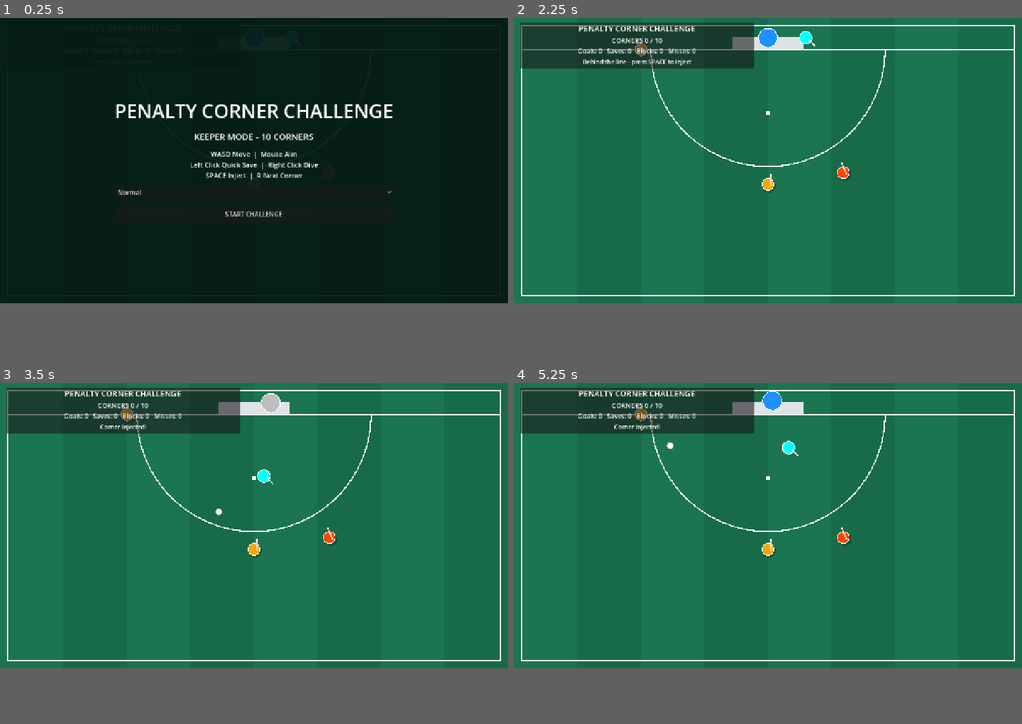
Above: before the commit, frames 1-4 (two rows, left to right).
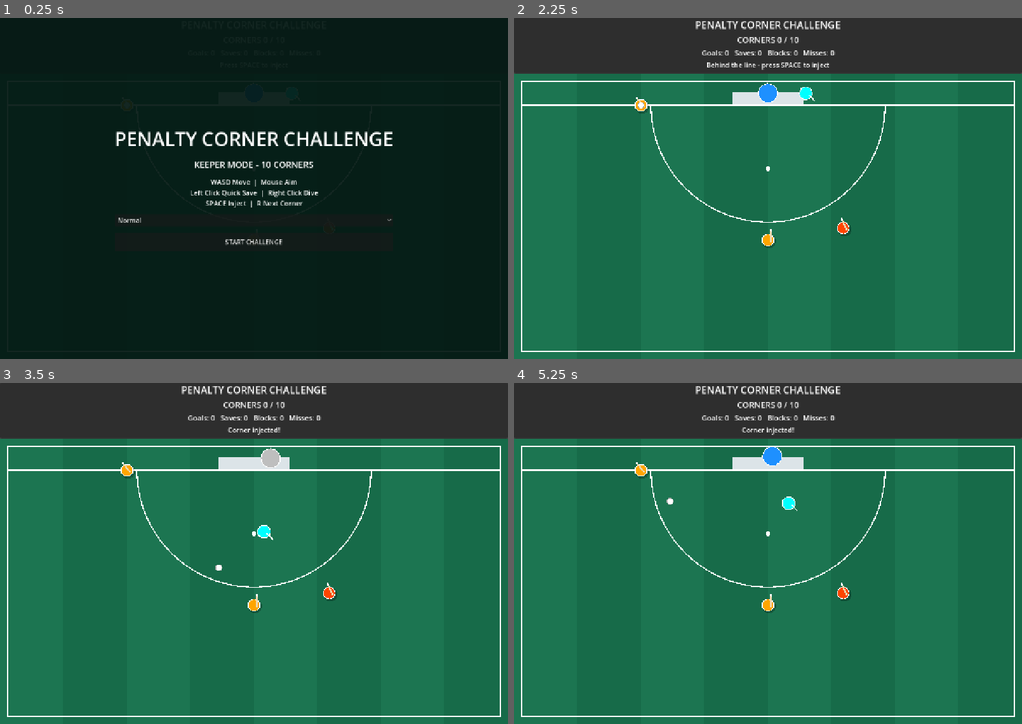
Above: after the commit, the same moments.

Repository: affarf/penalty-corner-challenge
Game: Godot game, scene res://main.tscn
Same seed, same stepped clock (60 frames per second), same inputs: the game is played once before the commit and once after it.
Inputs (mouse positions are in pixels of both pictures, inside the frame that each line leads up to):
- Up to frame 1 (0.25 s): no input
- Up to frame 2 (2.25 s): click "Normal" at 0.5 s; click "Normal" at 1.25 s; click "START CHALLENGE" at 2 s
- Up to frame 3 (3.5 s): tap Space at 2.75, 3.02 s; move the mouse to (365, 512) at 2.77 s; hold D (move_right) from 2.78 s (still down); hold Right mouse button (dive) from 2.78 s (still down)
- Up to frame 4 (5.25 s): move the mouse to (666, 539) at 3.52 s; release D (move_right) at 3.53 s; release Right mouse button (dive) at 3.53 s; hold S (move_down) 3.53-4.28 s; right-click (666, 539) at 3.6 s; tap Space at 3.77, 5 s; move the mouse to (818, 461) at 4.27 s; hold D (move_right) 4.28-5.03 s; hold Right mouse button (dive) 4.28-5.03 s; tap R at 4.35 s; move the mouse to (742, 584) at 5.02 s; hold W (move_up) from 5.03 s (still down); tap 1 at 5.1 s
The window is 800x450 before the commit and 800x538 after it. Grey fills any space a smaller window leaves; there, only what the larger window draws over its background counts as a difference.

The runs differ from the first frame. In frame 1, 3.9% of the frame differs, in the area x 22-78%, y 25-67%; in frame 2, 15%, in the area x 0-100%, y 0-98%; in frame 3, 15%; in frame 4, 15%.

Commit message:
fix the menu screen, and make the screen clear of the score board

Diff:
--- a/ball.gd
+++ b/ball.gd
@@ -74,13 +74,25 @@
 signal event_reported(message: String)
 signal corner_finished(result: String)
 
-@onready var goalkeeper = \
-	get_parent().get_node("Goalkeeper")
-
-@onready var runner: DefensiveRunner = \
-	get_parent().get_node("DefensiveRunner") as DefensiveRunner
+
+
+@onready var goalkeeper = get_parent().get_node("Goalkeeper")
+@onready var runner = get_parent().get_node("DefensiveRunner")
+
+
 
 func _ready() -> void:
+
+	assert(
+		goalkeeper != null,
+        "Goalkeeper not found! Check GameWorld children."
+	)
+
+	assert(
+		runner != null,
+        "DefensiveRunner not found! Check GameWorld children."
+	)
+
 	position = INJECT_POSITION
 	queue_redraw()
 
@@ -462,10 +474,19 @@
 	)
 	print("Difficulty changed to ", selected_name)
 
+
 func set_session_enabled(enabled: bool) -> void:
 	session_enabled = enabled
 
 	if not enabled:
 		phase = Phase.READY
-		goalkeeper.reset_keeper()
-		runner.reset_runner()
+
+		if is_instance_valid(goalkeeper):
+			goalkeeper.reset_keeper()
+		else:
+			push_error("Goalkeeper reference is missing!")
+
+		if is_instance_valid(runner):
+			runner.reset_runner()
+		else:
+			push_error("DefensiveRunner reference is missing!")
--- a/defensive_runner.gd
+++ b/defensive_runner.gd
@@ -17,7 +17,7 @@
 
 
 func start_run() -> void:
-	global_position = START_POSITION
+	position = START_POSITION
 	running = true
 	active = true
 
@@ -25,7 +25,7 @@
 func reset_runner() -> void:
 	running = false
 	active = false
-	global_position = START_POSITION
+	position = START_POSITION
 	queue_redraw()
 
 
@@ -33,12 +33,12 @@
 	if not running:
 		return
 
-	global_position = global_position.move_toward(
+	position = position.move_toward(
 		BLOCK_POSITION,
 		run_speed * delta
 	)
 
-	if global_position.distance_to(
+	if position.distance_to(
 		BLOCK_POSITION
 	) < 1.0:
 		running = false
--- a/goalkeeper.gd
+++ b/goalkeeper.gd
@@ -9,16 +9,13 @@
 
 const FIELD_MIN := Vector2(45, 45)
 const FIELD_MAX := Vector2(1235, 675)
+const START_POSITION := Vector2(640, 50)
 
 const QUICK_DURATION := 0.20
 const QUICK_RECOVERY := 0.25
 
-const DIVE_DURATION := 0.35
-const DIVE_RECOVERY := 0.80
-
-const START_POSITION := Vector2(640, 50)
-
-var corner_released: bool = false
+const DIVE_DURATION := 0.25
+const DIVE_RECOVERY := 0.65
 
 enum State {
 	READY,
@@ -27,22 +24,27 @@
 	RECOVERING
 }
 
-var state := State.READY
-var state_timer := 0.0
-var dive_direction := Vector2.ZERO
-var recovery_duration := 0.0
-var dive_start_position := Vector2.ZERO
-var dive_target := Vector2.ZERO
-var save_direction := Vector2.UP
+var state: State = State.READY
+var state_timer: float = 0.0
+
+var corner_released: bool = false
+
+var dive_direction: Vector2 = Vector2.ZERO
+var dive_target: Vector2 = Vector2.ZERO
+var save_direction: Vector2 = Vector2.UP
 var last_move_direction: Vector2 = Vector2.LEFT
 
 
+func _ready() -> void:
+	reset_keeper()
+
 
 func _physics_process(delta: float) -> void:
-
+	# Stay behind the goal line before injection.
 	if not corner_released:
 		velocity = Vector2.ZERO
-		global_position = START_POSITION
+		position = START_POSITION
+		queue_redraw()
 		return
 
 	match state:
@@ -51,18 +53,15 @@
 
 		State.QUICK_SAVE:
 			velocity = Vector2.ZERO
-			move_and_slide()
 			state_timer -= delta
 
 			if state_timer <= 0.0:
 				start_recovery(QUICK_RECOVERY)
 
-
-
-
 		State.DIVING:
-			var remaining: float = \
-				global_position.distance_to(dive_target)
+			var remaining: float = position.distance_to(
+				dive_target
+			)
 
 			if remaining > 1.0:
 				velocity = dive_direction * minf(
@@ -78,8 +77,6 @@
 			if state_timer <= 0.0:
 				start_recovery(DIVE_RECOVERY)
 
-
-
 		State.RECOVERING:
 			velocity = Vector2.ZERO
 			state_timer -= delta
@@ -87,7 +84,8 @@
 			if state_timer <= 0.0:
 				state = State.READY
 
-	global_position = global_position.clamp(
+	# Restrict the keeper to the local pitch.
+	position = position.clamp(
 		FIELD_MIN,
 		FIELD_MAX
 	)
@@ -110,42 +108,6 @@
 
 
 func handle_movement() -> void:
-	var direction := Input.get_vector(
-		"move_left",
-		"move_right",
-		"move_up",
-        "move_down"
-	)
-
-	if direction.length() > 0.01:
-		last_move_direction = direction.normalized()
-
-
-	velocity = direction * speed
-	move_and_slide()
-
-
-
-func start_quick_save() -> void:
-	var mouse_direction := (
-		get_global_mouse_position() - global_position
-	).normalized()
-
-	if mouse_direction.length() > 0.01:
-		save_direction = mouse_direction
-
-	state = State.QUICK_SAVE
-	state_timer = QUICK_DURATION
-	velocity = Vector2.ZERO
-
-	save_attempted.emit("quick")
-	print("Directional quick save!")
-
-
-
-
-
-func start_dive() -> void:
 	var direction: Vector2 = Input.get_vector(
 		"move_left",
 		"move_right",
@@ -153,17 +115,47 @@
         "move_down"
 	)
 
+	if direction.length() > 0.01:
+		last_move_direction = direction.normalized()
+
+	velocity = direction * speed
+	move_and_slide()
+
+
+func start_quick_save() -> void:
+	var mouse_direction: Vector2 = (
+		get_global_mouse_position() - global_position
+	).normalized()
+
+	if mouse_direction.length() > 0.01:
+		save_direction = mouse_direction
+
+	state = State.QUICK_SAVE
+	state_timer = QUICK_DURATION
+	velocity = Vector2.ZERO
+
+	save_attempted.emit("quick")
+	print("Quick save!")
+
+
+func start_dive() -> void:
+	# Dive direction comes from WASD, not mouse.
+	var direction: Vector2 = Input.get_vector(
+		"move_left",
+		"move_right",
+		"move_up",
+        "move_down"
+	)
+
 	if direction.length() < 0.01:
 		direction = last_move_direction
 
 	dive_direction = direction.normalized()
 	save_direction = dive_direction
 
-	dive_start_position = global_position
-
+	# Local coordinates keep the dive on the pitch.
 	dive_target = (
-		dive_start_position +
-		dive_direction * max_dive_distance
+		position + dive_direction * max_dive_distance
 	).clamp(FIELD_MIN, FIELD_MAX)
 
 	state = State.DIVING
@@ -174,12 +166,11 @@
 	print("Diving!")
 
 
-
-
 func start_recovery(duration: float) -> void:
 	state = State.RECOVERING
 	state_timer = duration
-	recovery_duration = duration
+	velocity = Vector2.ZERO
+
 
 func can_save() -> bool:
 	return state == State.QUICK_SAVE \
@@ -188,25 +179,88 @@
 
 func get_save_reach() -> float:
 	if state == State.DIVING:
-		return 46.0
+		return 65.0
 
 	if state == State.QUICK_SAVE:
-		return 38.0
+		return 42.0
 
 	return 24.0
+
+
+func can_block_ball(ball_position: Vector2) -> bool:
+	if not can_save():
+		return false
+
+	# Ball coordinates are global for collision checks.
+	var to_ball: Vector2 = ball_position - global_position
+	var distance: float = to_ball.length()
+
+	if state == State.QUICK_SAVE:
+		if distance > 42.0:
+			return false
+
+		if distance < 18.0:
+			return true
+
+		return save_direction.dot(
+			to_ball.normalized()
+		) >= 0.35
+
+	if state == State.DIVING:
+		var forward: float = to_ball.dot(
+			dive_direction
+		)
+
+		var sideways: float = absf(
+			to_ball.cross(dive_direction)
+		)
+
+		return (
+			forward >= -12.0
+			and forward <= 65.0
+			and sideways <= 22.0
+		)
+
+	return false
+
+
+func can_block_shot(
+	ball_position: Vector2,
+	ball_height: float
+) -> bool:
+	if not can_block_ball(ball_position):
+		return false
+
+	match state:
+		State.QUICK_SAVE:
+			return ball_height <= 22.0
+
+		State.DIVING:
+			return ball_height <= 95.0
+
+		_:
+			return false
 
 
 func reset_keeper() -> void:
 	state = State.READY
 	state_timer = 0.0
 	velocity = Vector2.ZERO
-	global_position = START_POSITION
+
+	position = START_POSITION
+	corner_released = false
+
 	dive_direction = Vector2.ZERO
-	dive_start_position = global_position
-	dive_target = global_position
+	dive_target = position
 	save_direction = Vector2.UP
-	corner_released = false
 	last_move_direction = Vector2.LEFT
+
+	queue_redraw()
+
+
+func release_from_line() -> void:
+	corner_released = true
+	print("Ball injected! Goalkeeper released.")
 
 
 func _draw() -> void:
@@ -215,10 +269,8 @@
 	match state:
 		State.QUICK_SAVE:
 			body_color = Color.YELLOW
-
 		State.DIVING:
 			body_color = Color.ORANGE
-
 		State.RECOVERING:
 			body_color = Color.GRAY
 
@@ -235,15 +287,6 @@
 	)
 
 	if state == State.DIVING:
-		draw_line(
-			Vector2.ZERO,
-			dive_direction * 55.0,
-			Color.WHITE,
-			4.0
-		)
-
-	if state == State.DIVING:
-		# Draw a long body shape in the dive direction.
 		var forward: Vector2 = dive_direction.normalized()
 		var sideways: Vector2 = Vector2(
 			-forward.y,
@@ -261,72 +304,3 @@
 			body_points,
 			Color.ORANGE
 		)
-
-
-
-
-
-func can_block_ball(ball_position: Vector2) -> bool:
-	if not can_save():
-		return false
-
-	var to_ball: Vector2 = (
-		ball_position - global_position
-	)
-
-	var distance: float = to_ball.length()
-
-	if state == State.QUICK_SAVE:
-		if distance > 42.0:
-			return false
-
-		if distance < 18.0:
-			return true
-
-		return save_direction.dot(
-			to_ball.normalized()
-		) >= 0.35
-
-	if state == State.DIVING:
-		# Length along the diving direction.
-		var forward: float = to_ball.dot(
-			dive_direction
-		)
-
-		# Width perpendicular to dive direction.
-		var sideways: float = absf(
-			to_ball.cross(dive_direction)
-		)
-
-		return (
-			forward >= -12.0
-			and forward <= 65.0
-			and sideways <= 22.0
-		)
-
-	return false
-
-
-
-
-func can_block_shot(
-	ball_position: Vector2,
-	ball_height: float
-) -> bool:
-	if not can_block_ball(ball_position):
-		return false
-
-	match state:
-		State.QUICK_SAVE:
-			return ball_height <= 22.0
-
-		State.DIVING:
-			return ball_height <= 95.0
-
-		_:
-			return false
-
-
-func release_from_line() -> void:
-	corner_released = true
-	print("Ball injected! Goalkeeper released.")
--- a/hud.gd
+++ b/hud.gd
@@ -21,7 +21,8 @@
 var results_label: Label
 var difficulty_select: OptionButton
 
-@onready var ball = get_parent().get_node("Ball")
+@onready var ball = \
+	get_parent().get_node("GameWorld/Ball")
 
 
 func _ready() -> void:
@@ -64,29 +65,36 @@
 	return button
 
 
+
+
 func build_hud() -> void:
-	var panel := PanelContainer.new()
-	panel.position = Vector2(15, 12)
-	panel.custom_minimum_size = Vector2(590, 115)
-	add_child(panel)
+	var bar := PanelContainer.new()
+	bar.position = Vector2(0, 0)
+	bar.custom_minimum_size = Vector2(1280, 140)
+	add_child(bar)
 
 	var column := VBoxContainer.new()
-	panel.add_child(column)
-
-	column.add_child(
-		make_label("PENALTY CORNER CHALLENGE", 20)
-	)
-
-	progress_label = make_label("CORNER 1 / 10", 17)
+	column.add_theme_constant_override(
+		"separation", 5
+	)
+	bar.add_child(column)
+
+	column.add_child(
+		make_label("PENALTY CORNER CHALLENGE", 25)
+	)
+
+	progress_label = make_label("CORNER 1 / 10", 21)
 	column.add_child(progress_label)
 
-	scoreboard = make_label("", 16)
+	scoreboard = make_label("", 18)
 	column.add_child(scoreboard)
 
 	message_label = make_label(
-		"Press SPACE to start", 15
+		"Press SPACE to inject", 17
 	)
 	column.add_child(message_label)
+
+
 
 
 func make_overlay() -> ColorRect:
--- a/main.tscn
+++ b/main.tscn
@@ -9,18 +9,21 @@
 
 [node name="Main" type="Node2D" unique_id=1500434153]
 
-[node name="Pitch" type="Node2D" parent="." unique_id=1449575496]
+[node name="HUD" type="CanvasLayer" parent="." unique_id=1482612715]
+script = ExtResource("5_lquwl")
+
+[node name="GameWorld" type="Node2D" parent="." unique_id=2084330024]
+position = Vector2(0, 140)
+
+[node name="Pitch" type="Node2D" parent="GameWorld" unique_id=1449575496]
 script = ExtResource("2_1bvp3")
 
-[node name="AttackersVisuals" type="Node2D" parent="." unique_id=837210081]
+[node name="AttackersVisuals" type="Node2D" parent="GameWorld" unique_id=837210081]
 script = ExtResource("6_7mycd")
 
-[node name="DefensiveRunner" parent="." unique_id=1409312240 instance=ExtResource("4_1bvp3")]
+[node name="DefensiveRunner" parent="GameWorld" unique_id=1409312240 instance=ExtResource("4_1bvp3")]
 
-[node name="Goalkeeper" parent="." unique_id=937516802 instance=ExtResource("1_ig7tw")]
+[node name="Goalkeeper" parent="GameWorld" unique_id=937516802 instance=ExtResource("1_ig7tw")]
 position = Vector2(640, 75)
 
-[node name="Ball" parent="." unique_id=1776875399 instance=ExtResource("3_h2yge")]
-
-[node name="HUD" type="CanvasLayer" parent="." unique_id=1482612715]
-script = ExtResource("5_lquwl")
+[node name="Ball" parent="GameWorld" unique_id=1776875399 instance=ExtResource("3_h2yge")]
--- a/project.godot
+++ b/project.godot
@@ -18,9 +18,9 @@
 [display]
 
 window/size/viewport_width=1280
-window/size/viewport_height=720
+window/size/viewport_height=860
 window/size/window_width_override=1280
-window/size/window_height_override=720
+window/size/window_height_override=860
 window/stretch/mode="canvas_items"
 
 [input]
